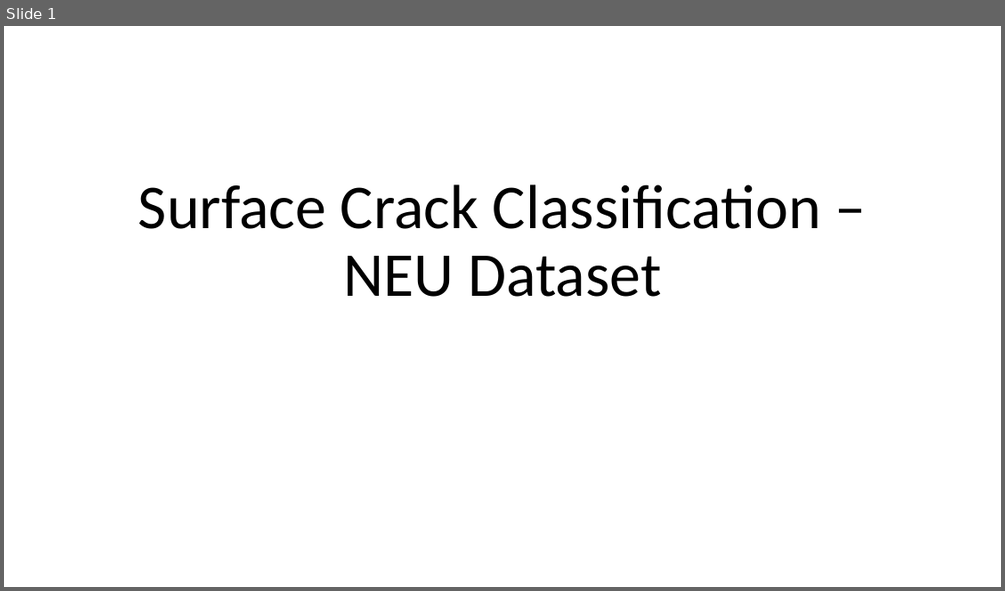
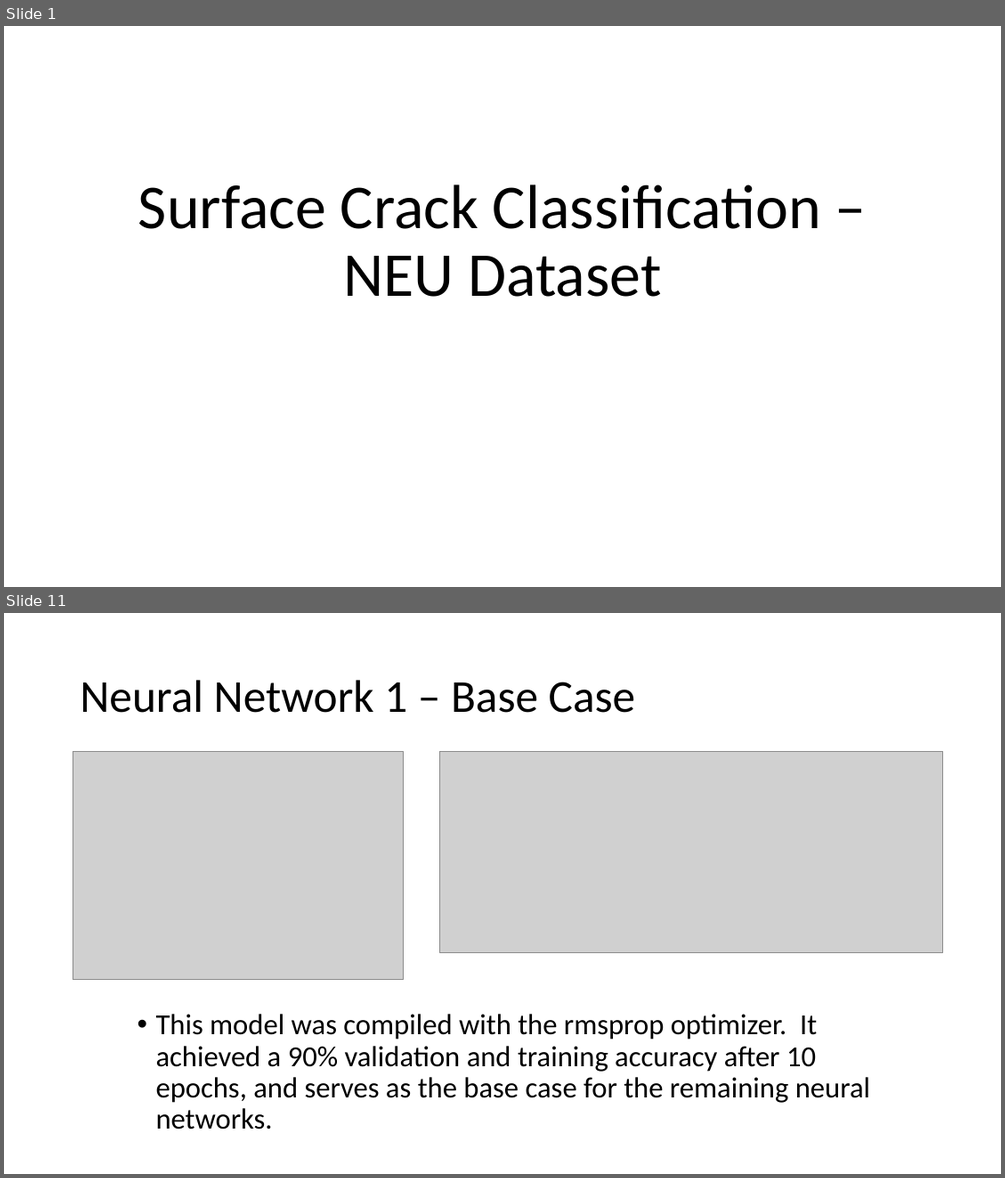
Before and after one commit to M-Matrona/IBM-Machine-Learning-Course, a slide deck: Course_5_Deep_Learning/Surface Crack Classification Project Overview.pptx. Shown one above the other, each under a label of ours: slide 1 before the commit, slides 1 and 11 after it; the slides between them are not shown. The pictures are 1005x591 and 1005x1178 pixels, drawn with LibreOffice and Linux fonts; fonts in the diff are those of the drawing; grey boxes stand for pictures. Boxes give left, top, right and bottom in pixels: in the first picture for what was removed or moved away, otherwise in the second. Text is boxed around its words. In the diff, an @@ line names an element or a change of style, - is before the commit and + after.

```diff
--- a/Course_5_Deep_Learning/Surface Crack Classification Project Overview.pptx
+++ b/Course_5_Deep_Learning/Surface Crack Classification Project Overview.pptx
@@ slide 11 added at (4, 613, 1001, 1174), background #FFFFFF @@
@@ title added at (80, 680, 636, 713), 44 pt, text #000000 @@
+Neural Network 1 – Base Case
@@ picture added at (73, 751, 404, 980) @@
@@ picture added at (439, 751, 942, 952) @@
@@ text added at (156, 1013, 870, 1129), 28 pt, text #000000 @@
+• This model was compiled with the rmsprop optimizer. It achieved a 90% validation and training accuracy after 10 epochs, and serves as the base case for the remaining neural networks.
```
Also in this commit, not shown: 17 other slides added, 1 slide removed, 16 other files.
